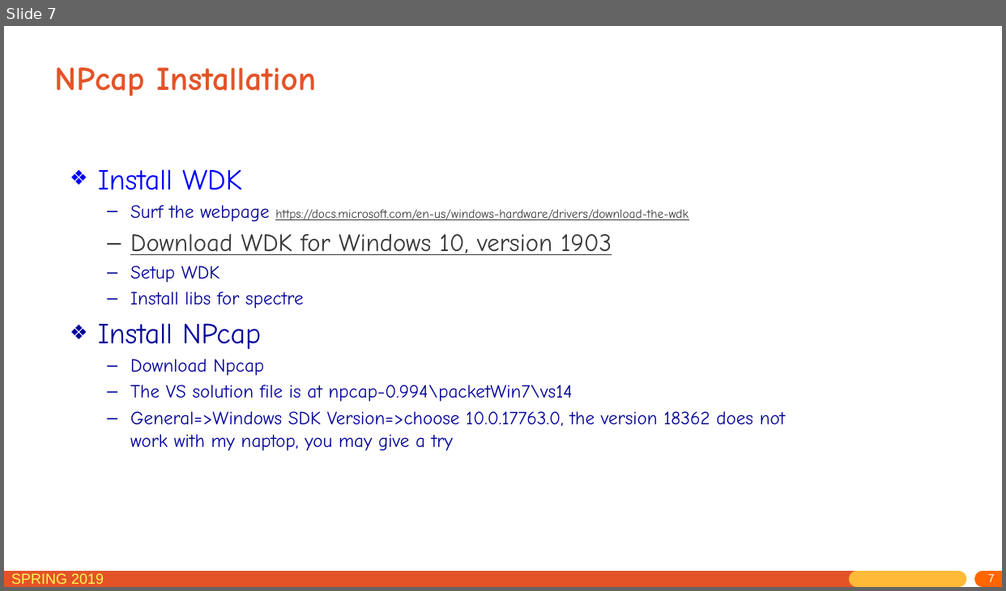
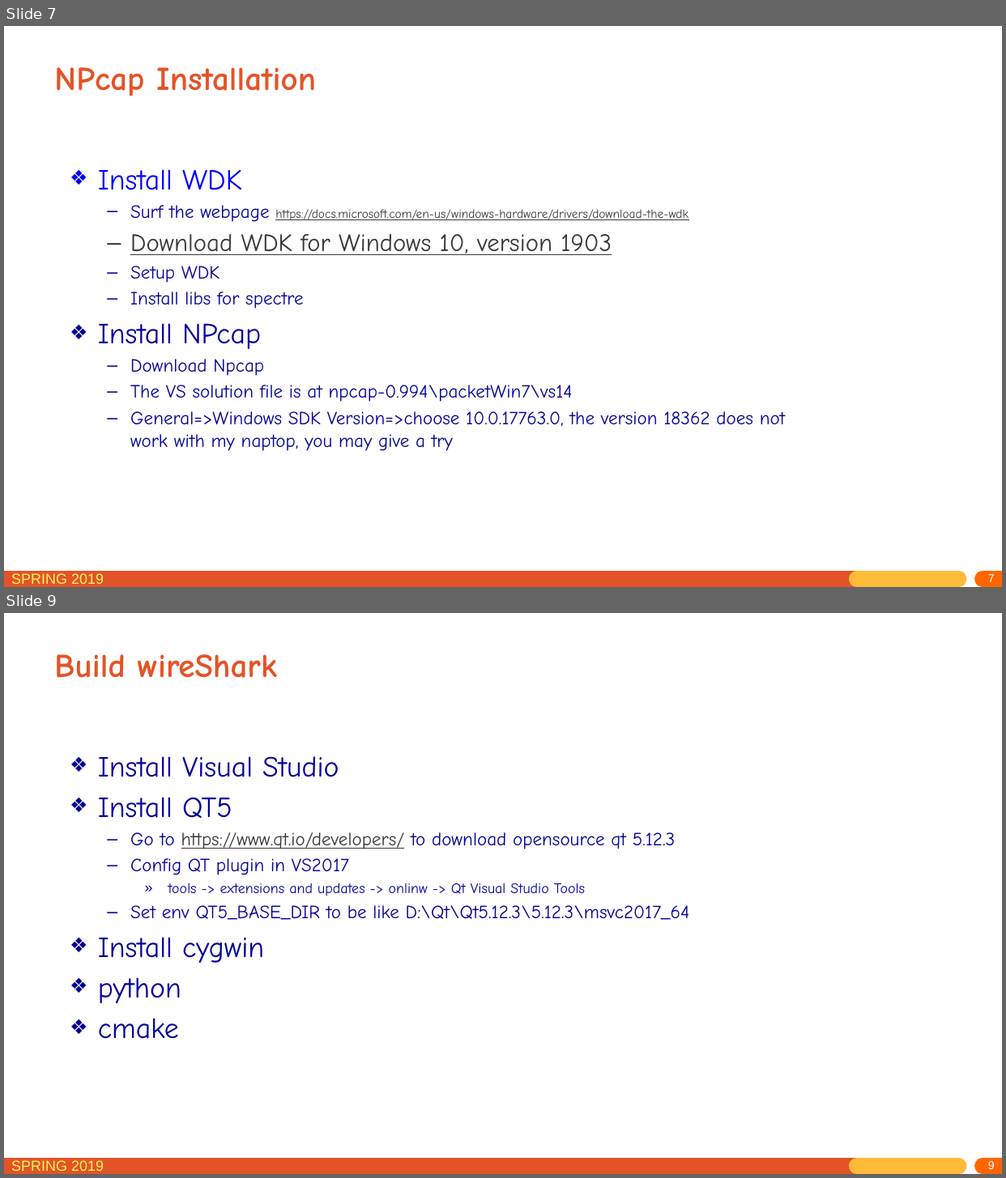
Before and after one commit to jichenghu/PPT_networkDistributed, a slide deck: lab_0.pptx. Shown one above the other, each under a label of ours: slide 7 before the commit, slides 7 and 9 after it; the slides between them are not shown. The pictures are 1006x591 and 1006x1178 pixels, drawn with LibreOffice and Linux fonts; fonts in the diff are those of the drawing. Boxes give left, top, right and bottom in pixels: in the first picture for what was removed or moved away, otherwise in the second. Text is boxed around its words. In the diff, an @@ line names an element or a change of style, - is before the commit and + after.

```diff
--- a/lab_0.pptx
+++ b/lab_0.pptx
@@ slide 9 added at bbox=[4, 613, 1002, 1174], background #FFFFFF; not listed: 5 template elements that a slide beside it also shows @@
@@ title added at bbox=[54, 654, 277, 678], 32 pt, text #E45327, bold @@
+Build wireShark
@@ text added at bbox=[98, 756, 690, 1039], 18 pt, text #000099 @@
+❖ Install Visual Studio
+❖ Install QT5
+  – Go to https://www.qt.io/developers/ to download opensource qt 5.12.3
+  – Config QT plugin in VS2017
+    » tools -> extensions and updates -> onlinw -> Qt Visual Studio Tools
+  – Set env QT5_BASE_DIR to be like D:\Qt\Qt5.12.3\5.12.3\msvc2017_64
+❖ Install cygwin
+❖ python
+❖ cmake
```
Also in this commit, not shown: 2 other slides added.
